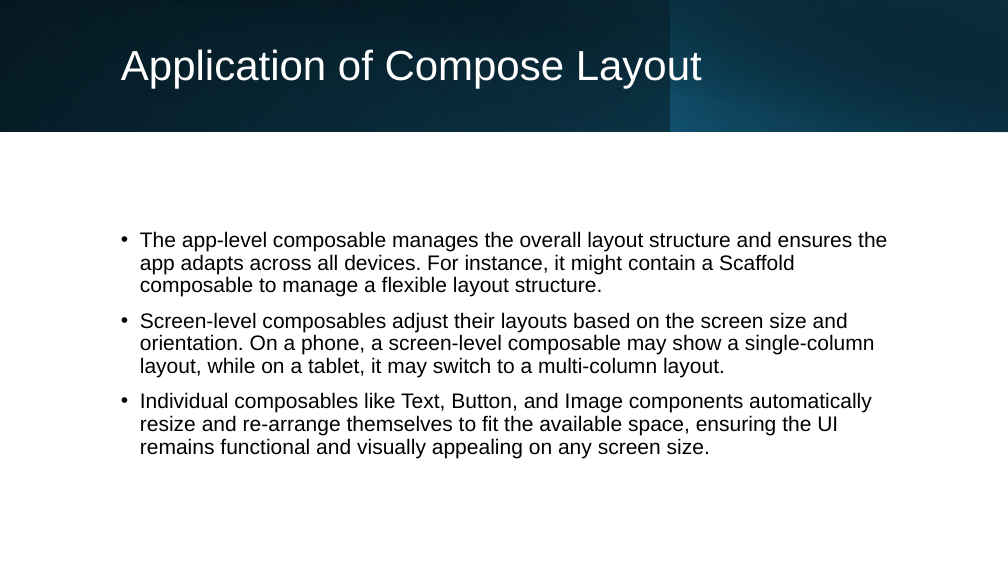
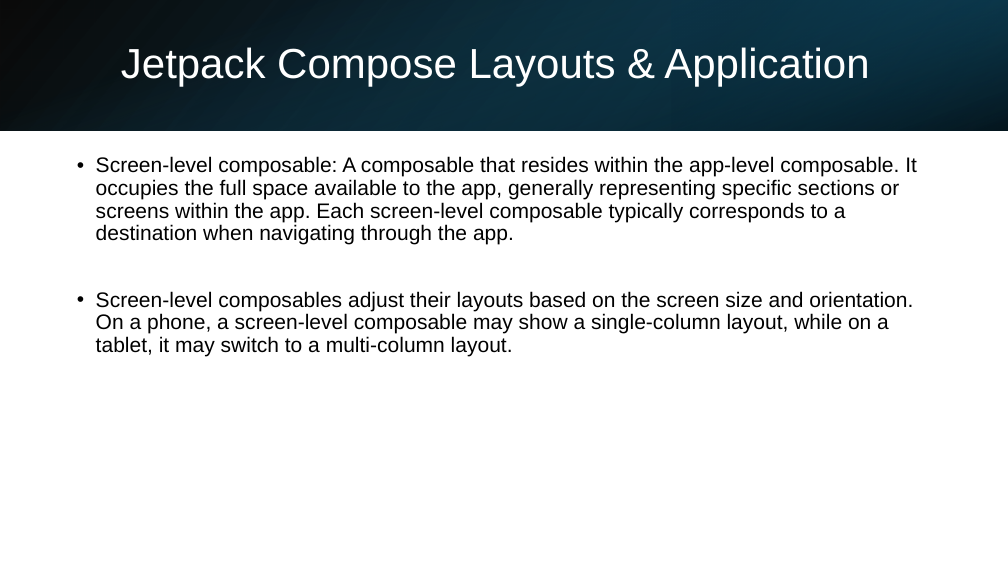
Before and after one commit to FrankLi3/CS501-Responsive-Design, a slide deck: slide 5 of Presentation1.pptx (slide 4 before the commit). Drawn at 1008x567 pixels with LibreOffice and Linux fonts; fonts in the diff are those of the drawing. Boxes give left, top, right and bottom in pixels: in the first picture for what was removed or moved away, otherwise in the second. Text is boxed around its words. In the diff, an @@ line names an element or a change of style, - is before the commit and + after.

```diff
--- a/Presentation1.pptx
+++ b/Presentation1.pptx
@@ rectangle at <box>0,0,1008,130</box>: fill gradient #000000 to #104862 to gradient #156082 to #000000; mirrored; rotation 0 to 90 degrees @@
@@ rectangle: place and size @@
-rectangle at <box>38,0,1008,132</box>
+rectangle at <box>0,0,1008,130</box>
@@ rectangle at <box>0,0,1008,130</box>: fill gradient #000000 to #0B3041 to gradient #000000 to #104862; mirrored @@
@@ rectangle removed at <box>0,0,671,132</box> @@
@@ rectangle at <box>672,0,1008,130</box>: fill gradient #156082 to #000000 to gradient #0B3041 to #156082; rotation 0 to 180 degrees @@
@@ title at <box>121,47,869,87</box>: text changed @@
-Application of Compose Layout
+Jetpack Compose Layouts & Application
@@ text "Screen-level composable: A composable that ...": place and size @@
-text "Screen-level composable: A composable that ..." at <box>140,231,887,458</box>
+text "Screen-level composable: A composable that ..." at <box>96,156,917,357</box>
@@ text "Screen-level composable: A composable that ..." at <box>96,156,917,357</box>: vertical alignment middle to top @@
@@ text at <box>96,156,917,245</box>: text changed @@
-• The app-level composable manages the overall layout structure and ensures the app adapts across all devices. For instance, it might contain a Scaffold composable to manage a flexible layout structure.
+• Screen-level composable: A composable that resides within the app-level composable. It occupies the full space available to the app, generally representing specific sections or screens within the app. Each screen-level composable typically corresponds to a destination when navigating through the app.
@@ text at <box>96,291,913,357</box>: less space between paragraphs @@
@@ text at <box>140,392,872,458</box>: paragraph removed @@
-• Individual composables like Text, Button, and Image components automatically resize and re-arrange themselves to fit the available space, ensuring the UI remains functional and visually appealing on any screen size.
```
Also in this commit, not shown: 1 other slide changed, 2 slides added.
